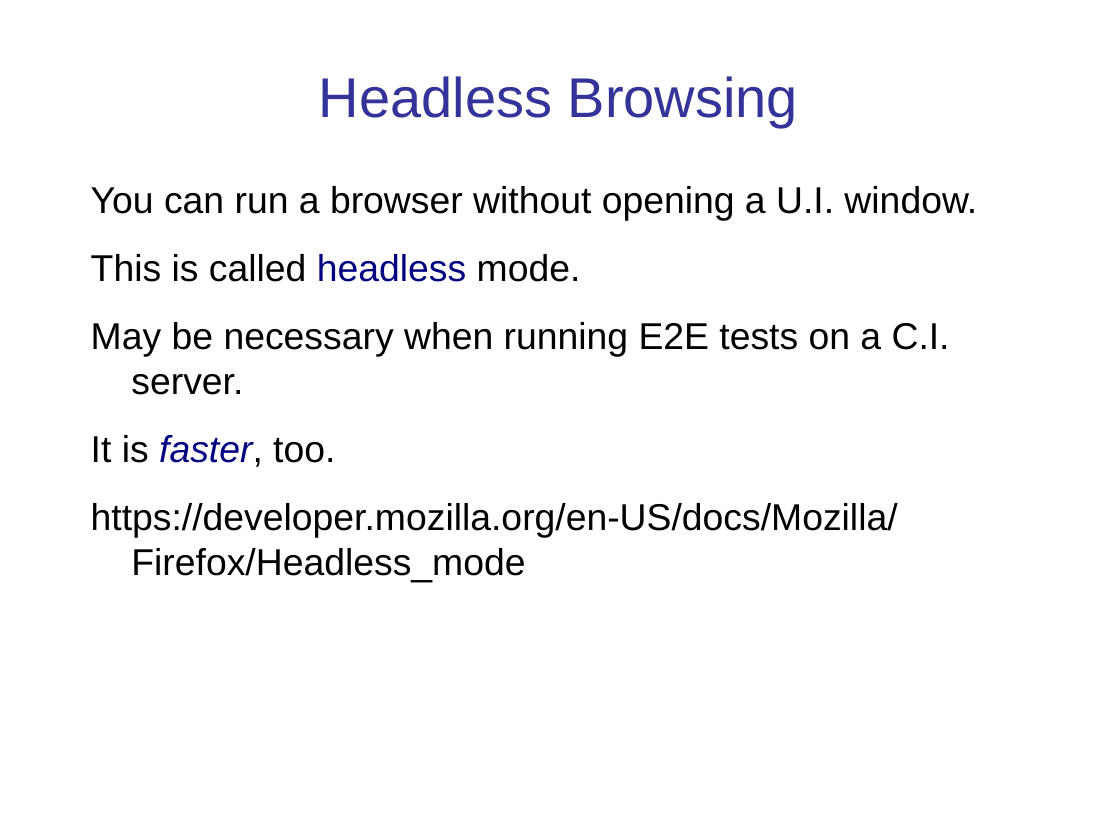
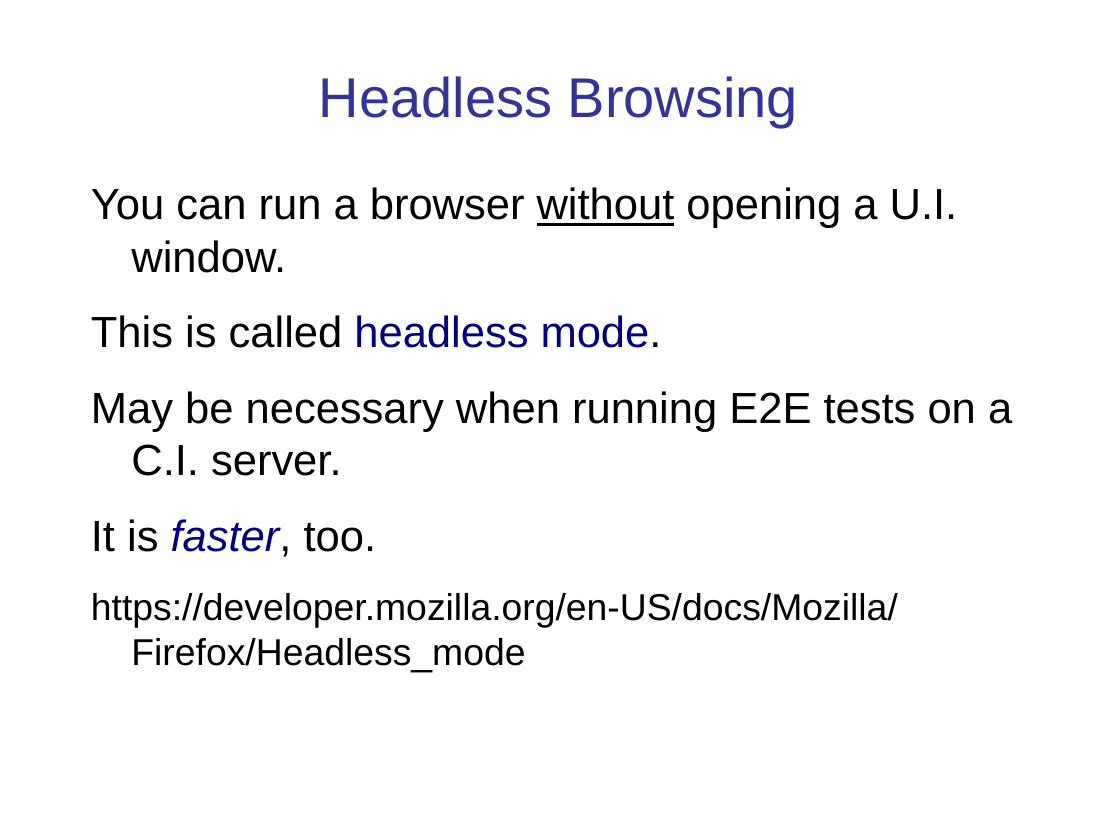
Before and after one commit to cpske/ISP, a slide deck: slide 31 of testing/WebTesting.ppt (slide 30 before the commit). Drawn at 1120x840 pixels with LibreOffice and Linux fonts; fonts in the diff are those of the drawing. Boxes give left, top, right and bottom in pixels: in the first picture for what was removed or moved away, otherwise in the second. Text is boxed around its words. In the diff, an @@ line names an element or a change of style, - is before the commit and + after.

```diff
--- a/testing/WebTesting.ppt
+++ b/testing/WebTesting.ppt
@@ text at (x1=91, y1=187, x2=1012, y2=557): size 24 to 28 pt in "You can run a browser without opening ...", "This is called headless mode.", "May be necessary when running E2E tests ...", "It is faster, too."; underline on in "without"; text colour #000000 to #000080 in "mode." @@
```
Also in this commit, not shown: 10 other slides changed, 1 slide added, 9 other files.
